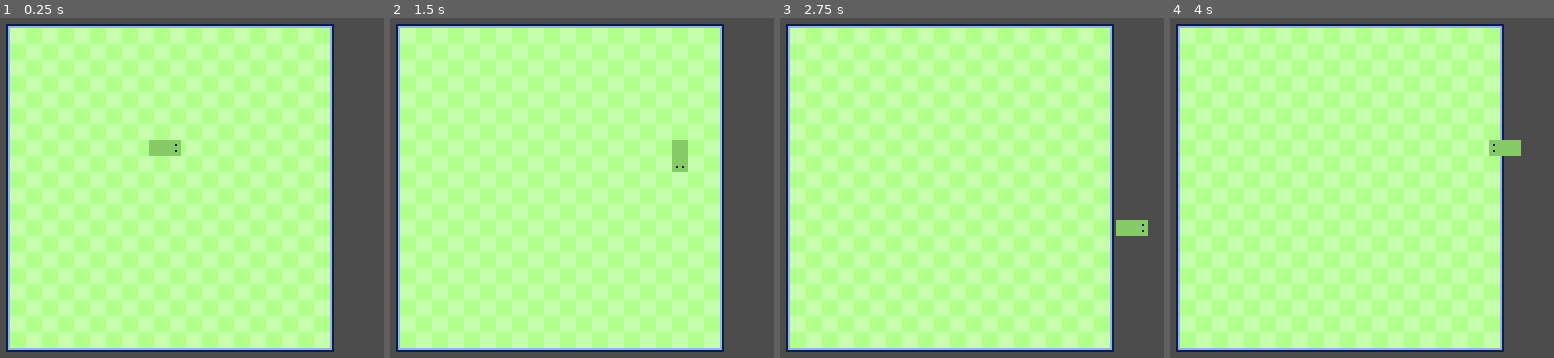
Above: before the commit, frames 1-4 (left to right).
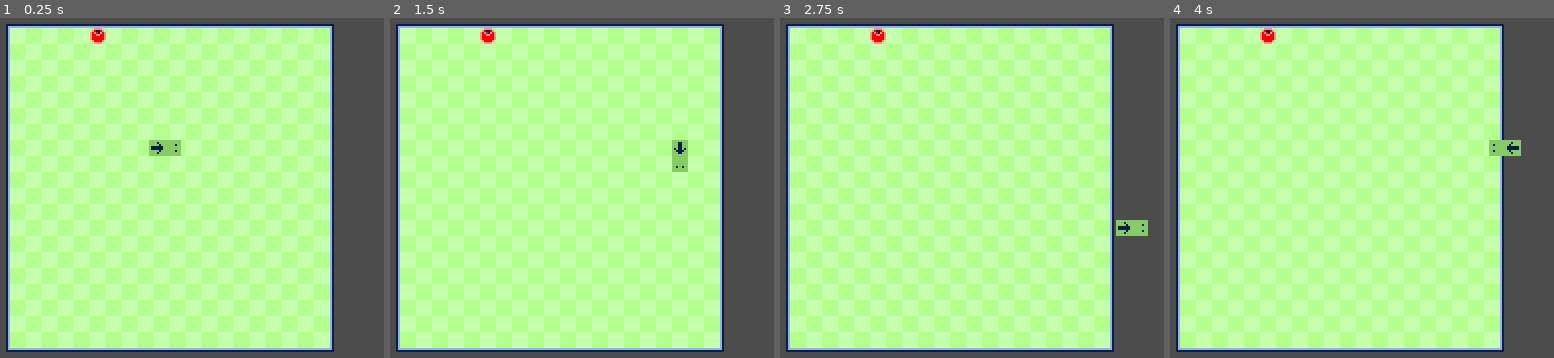
Above: after the commit, the same moments.

Repository: JustKwa/Snak-e
Game: Godot game, scene res://Scenes/level.tscn
The game is run twice, just before and just after one commit, with the same random seed, the same clock (stepped at 60 frames per second) and the same inputs.
Inputs:
- Up to frame 1 (0.25 s): no input
- Up to frame 2 (1.5 s): hold Right (ui_right) 0.53-1.28 s; hold Down (ui_down) from 1.28 s (still down)
- Up to frame 3 (2.75 s): release Down (ui_down) at 2.03 s; hold Right (ui_right) from 2.03 s (still down)
- Up to frame 4 (4 s): release Right (ui_right) at 2.78 s; hold Up (ui_up) 2.78-3.53 s; hold Left (ui_left) from 3.53 s (still down)

The runs differ from the first frame. In frame 1, 0.2% of the frame differs, in the area x 23-43%, y 2-40%; in frame 2, 0.2%; in frame 3, 0.2%; in frame 4, 0.2%.

Commit message:
Final version of movement system

Diff:
--- a/Scenes/level.tscn
+++ b/Scenes/level.tscn
@@ -1,9 +1,12 @@
-[gd_scene load_steps=6 format=2]
+[gd_scene load_steps=10 format=2]
 
 [ext_resource path="res://Sprites/grid.png" type="Texture" id=1]
-[ext_resource path="res://Scenes/Snake.tscn" type="PackedScene" id=2]
+[ext_resource path="res://Sprites/head.png" type="Texture" id=2]
 [ext_resource path="res://Scripts/level.gd" type="Script" id=3]
+[ext_resource path="res://Sprites/body.png" type="Texture" id=4]
 [ext_resource path="res://Sprites/grid_tile.png" type="Texture" id=5]
+[ext_resource path="res://Scripts/snake_body.gd" type="Script" id=6]
+[ext_resource path="res://Scripts/snake.gd" type="Script" id=7]
 
 [sub_resource type="TileSet" id=1]
 0/name = "grid_tile.png 0"
@@ -21,6 +24,9 @@
 0/shapes = [  ]
 0/z_index = 0
 
+[sub_resource type="RectangleShape2D" id=2]
+extents = Vector2( 1, 1 )
+
 [node name="level" type="Node2D"]
 script = ExtResource( 3 )
 
@@ -37,5 +43,28 @@
 margin_bottom = 178.0
 texture = ExtResource( 1 )
 
-[node name="snake" parent="." instance=ExtResource( 2 )]
+[node name="snake" type="Node2D" parent="."]
 position = Vector2( 140, 76 )
+script = ExtResource( 7 )
+
+[node name="head" type="Area2D" parent="snake"]
+script = ExtResource( 6 )
+
+[node name="Sprite" type="Sprite" parent="snake/head"]
+texture = ExtResource( 2 )
+
+[node name="CollisionShape2D" type="CollisionShape2D" parent="snake/head"]
+shape = SubResource( 2 )
+
+[node name="body" type="Area2D" parent="snake"]
+position = Vector2( -8, 0 )
+script = ExtResource( 6 )
+__meta__ = {
+"_edit_group_": true
+}
+
+[node name="Sprite" type="Sprite" parent="snake/body"]
+texture = ExtResource( 4 )
+
+[node name="CollisionShape2D" type="CollisionShape2D" parent="snake/body"]
+shape = SubResource( 2 )
--- a/Scripts/level.gd
+++ b/Scripts/level.gd
@@ -4,7 +4,7 @@
 
 
 func _ready():
-	# spawn_food()
+	spawn_food()
 	pass
 
 
@@ -19,4 +19,4 @@
 
 func is_eaten():
 	spawn_food()
-	$snake.spawn_body()
+	# $snake.spawn_body()
--- a/Scripts/snake.gd
+++ b/Scripts/snake.gd
@@ -17,14 +17,17 @@
 
 
 
-func _physics_process(_delta):
+func _process(_delta):
 	_check_dir()
 
 
 func head_move():
+	if old_input.size() > 1:
+		old_input.pop_front()
 	input_dir.pop_front()
 	input_dir.append(old_input.front())
 	head.direction = input_dir.back()
+
 
 
 func body_move():
@@ -38,21 +41,20 @@
 	if input.y == 0:
 		input.x = int(Input.is_action_just_pressed("ui_right")) - int(Input.is_action_just_pressed("ui_left"))
 
-	# if input_dir.size() <= 3:
 	if input != old_input.front() and input != Vector2.ZERO:
 		if input.x + old_input.front().x != 0 or input.y + old_input.front().y != 0:
 			old_input.append(input)
-			old_input.pop_front()
+			print(old_input)
 
 
-# func spawn_body():
-# 	var instance = body.instance()
-# 	var prev_body = get_child(get_child_count() - 1)
-# 	if prev_body.name == "head":
-# 		instance.position = prev_body.position * global_var.gap * prev_body.direction.front()
-# 	else:
-# 		instance.position = prev_body.position
-# 	instance.direction.append(Vector2.ZERO)
-# 	for i in prev_body.direction:
-# 		instance.direction.append(i)
-# 	call_deferred("add_child", instance)
+func spawn_body():
+	var instance = body.instance()
+	var prev_body = get_child(get_child_count() - 1)
+	if prev_body.name == "head":
+		instance.position = prev_body.position * global_var.gap * prev_body.direction.front()
+	else:
+		instance.position = prev_body.position
+	instance.direction.append(Vector2.ZERO)
+	for i in prev_body.direction:
+		instance.direction.append(i)
+	call_deferred("add_child", instance)
Binary file changed: Sprites/body.png
